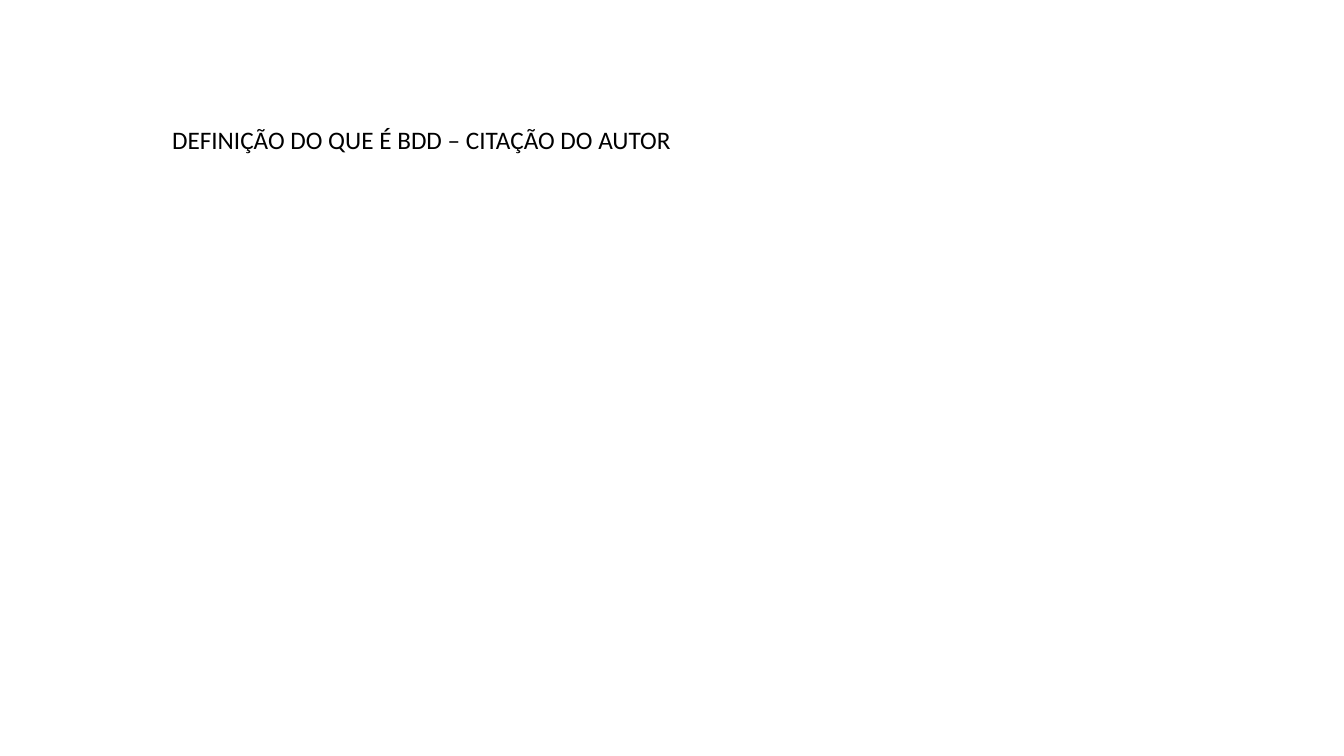
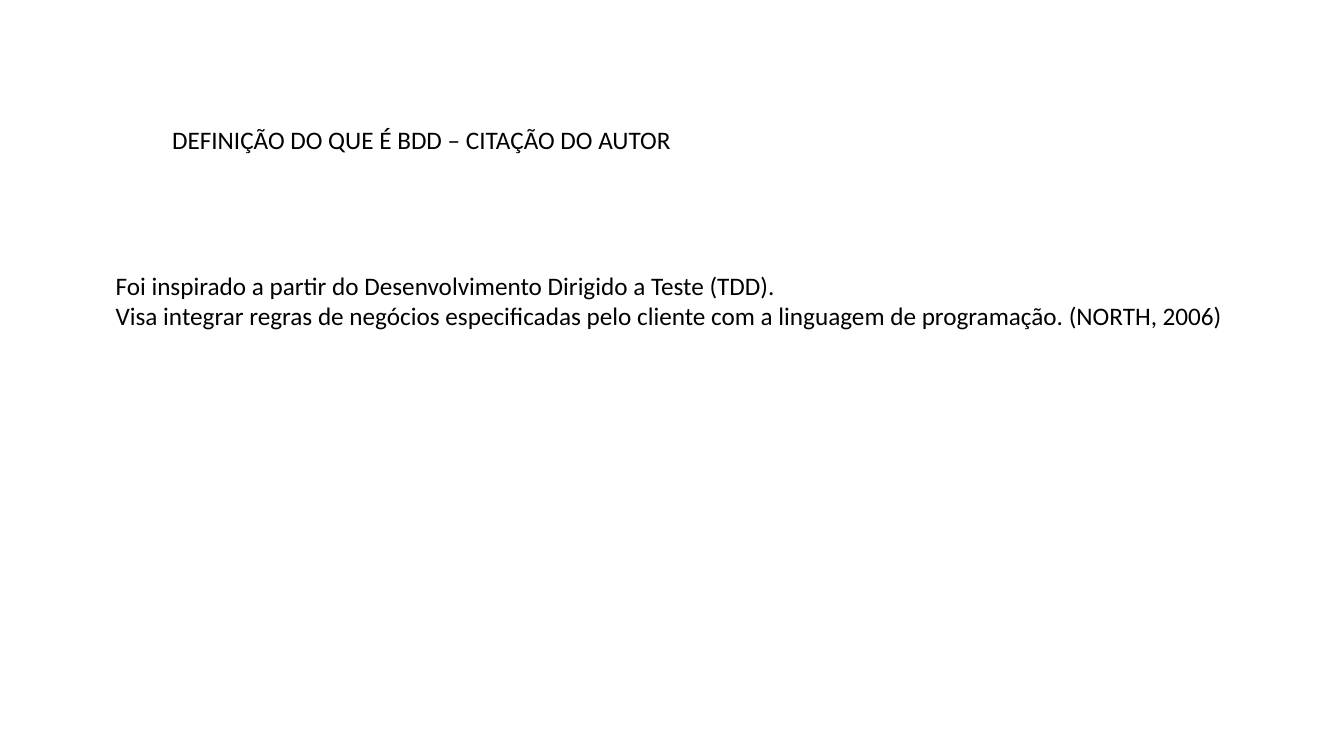
Before and after one commit to feevars/fatec4SEM, a slide deck: slide 2 of 2SEM/IES100 - Engenharia de Software I/BDD - Behavior Driven Development/apresentacao-oficial_BDD.pptx. Drawn at 1344x756 pixels with LibreOffice and Linux fonts; fonts in the diff are those of the drawing. Boxes give left, top, right and bottom in pixels: in the first picture for what was removed or moved away, otherwise in the second. Text is boxed around its words. In the diff, an @@ line names an element or a change of style, - is before the commit and + after.

```diff
--- a/2SEM/IES100 - Engenharia de Software I/BDD - Behavior Driven Development/apresentacao-oficial_BDD.pptx
+++ b/2SEM/IES100 - Engenharia de Software I/BDD - Behavior Driven Development/apresentacao-oficial_BDD.pptx
@@ text added at bbox=[116, 276, 1222, 330], 18 pt, text #000000 @@
+Foi inspirado a partir do Desenvolvimento Dirigido a Teste (TDD).
+Visa integrar regras de negócios especificadas pelo cliente com a linguagem de programação. (NORTH, 2006)
```
Also in this commit, not shown: 2 other slides changed, 1 slide added, 1 slide removed, 58 other files.
